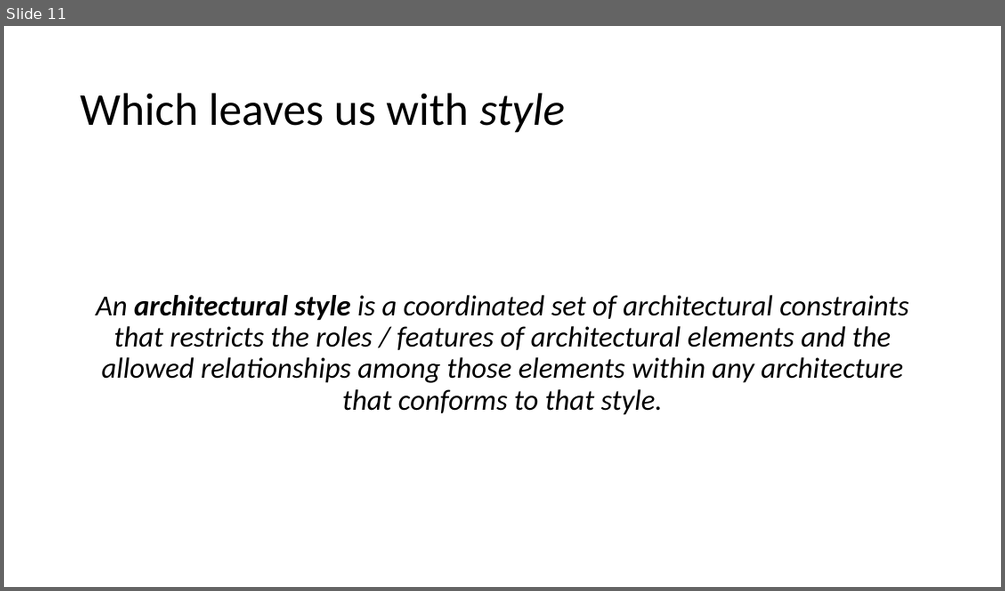
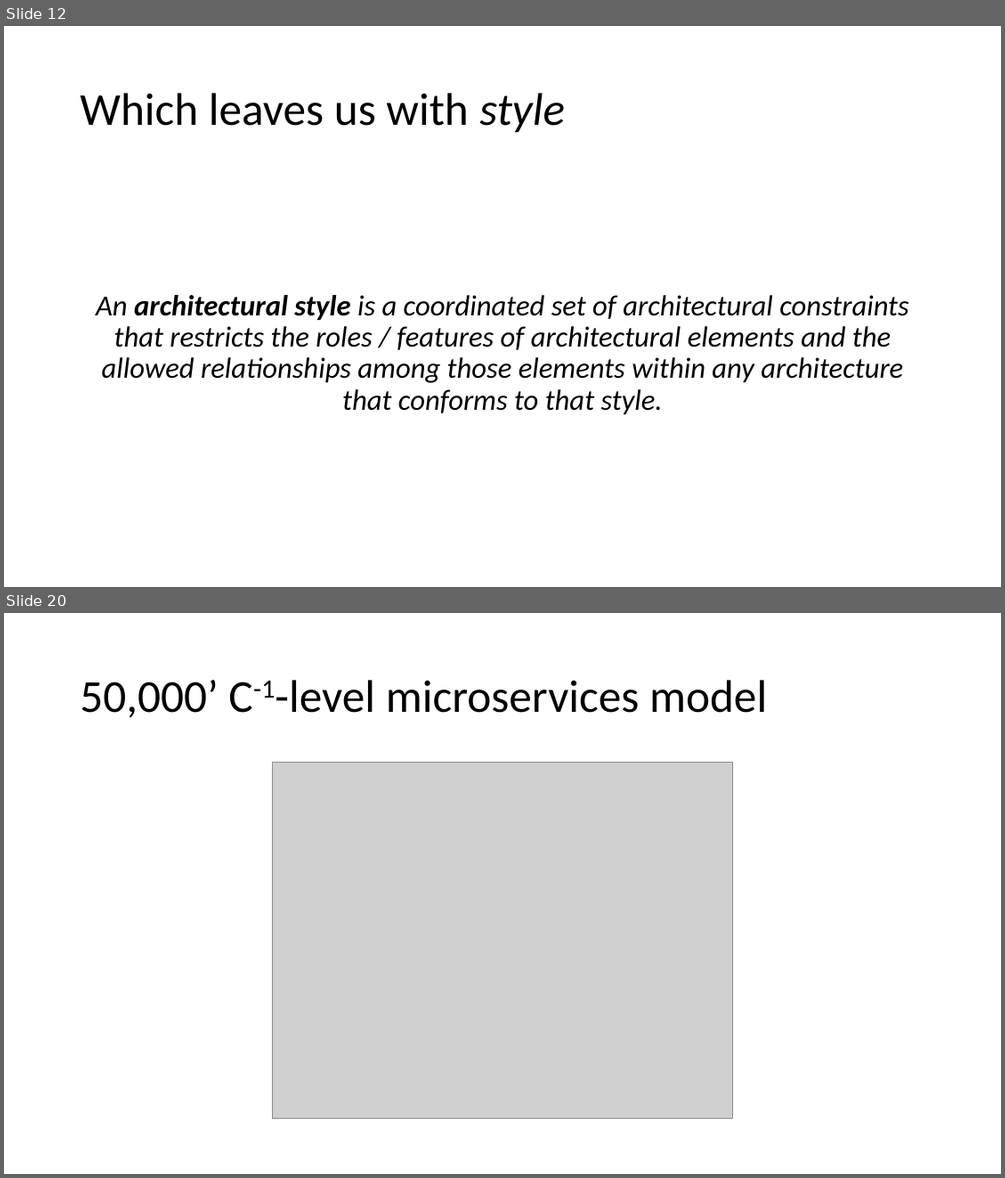
Before and after one commit to IrenaNiu/SU_CPSC_5200_20WQ, a slide deck: lectures/01 - Introduction.pptx. Shown one above the other, each under a label of ours: slide 11 before the commit, slides 12 and 20 after it; the slides between them are not shown. The pictures are 1005x591 and 1005x1178 pixels, drawn with LibreOffice and Linux fonts; fonts in the diff are those of the drawing; grey boxes stand for pictures. Boxes give left, top, right and bottom in pixels: in the first picture for what was removed or moved away, otherwise in the second. Text is boxed around its words. In the diff, an @@ line names an element or a change of style, - is before the commit and + after.

```diff
--- a/lectures/01 - Introduction.pptx
+++ b/lectures/01 - Introduction.pptx
@@ slide 20 added at box(4, 613, 1001, 1174), background #FFFFFF @@
@@ title added at box(80, 680, 767, 718), 44 pt, text #000000 @@
+50,000’ C-1-level microservices model
@@ picture added at box(273, 763, 733, 1119) @@
@@ what was slide 11 is now slide 12 @@
```
Also in this commit, not shown: 3 slides changed, 13 other slides added.
